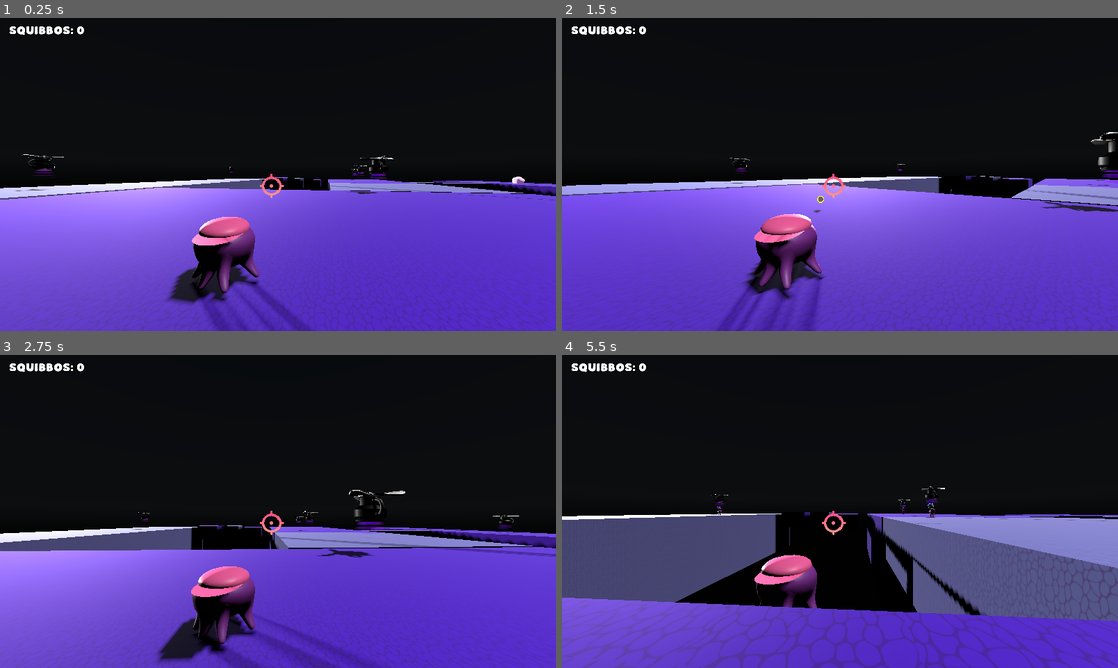
Above: before the commit, frames 1-4 (two rows, left to right).
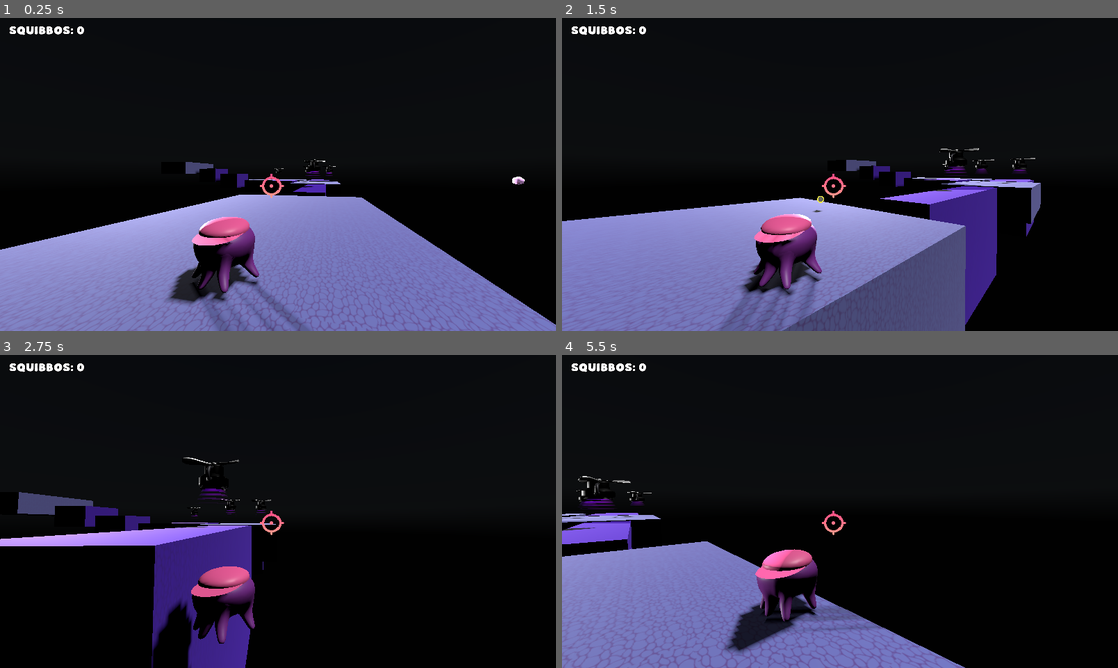
Above: after the commit, the same moments.

Repository: jackvon1221/first-3d-game
Game: Godot game, scene res://scenes/game.tscn
The game is run twice, just before and just after one commit, with the same random seed, the same clock (stepped at 60 frames per second) and the same inputs. A sky picture missing from this copy of the repository is replaced by a grey-blue gradient.
Inputs (mouse positions are in pixels of both pictures, inside the frame that each line leads up to):
- Up to frame 1 (0.25 s): no input
- Up to frame 2 (1.5 s): move the mouse to (867, 174) at 0.52 s; hold Shift (sprint, bound only after the commit) 0.53-1.28 s; hold W (move_forward) from 0.53 s (still down); tap Space (jump) at 0.77 s; move the mouse to (812, 174) at 1.27 s; click (812, 174) at 1.35 s
- Up to frame 3 (2.75 s): keep holding W (move_forward); tap Space (jump) at 1.52 s; tap Shift (sprint, bound only after the commit) at 1.55 s; move the mouse to (289, 505) at 2.02 s; hold Shift (sprint, bound only after the commit) from 2.03 s (still down)
- Up to frame 4 (5.5 s): keep holding W (move_forward); move the mouse to (834, 517) at 2.77 s; release Shift (sprint, bound only after the commit) at 2.78 s; tap Shift (sprint, bound only after the commit) at 2.85, 4.35 s; tap Space (jump) at 3.02, 3.77, 4.52 s; move the mouse to (878, 514) at 3.52 s; hold Shift (sprint, bound only after the commit) 3.53-4.28 s; click (878, 514) at 3.6 s; move the mouse to (795, 508) at 4.27 s; move the mouse to (845, 511) at 5.02 s; hold Shift (sprint, bound only after the commit) from 5.03 s (still down)

The runs differ from the first frame. In frame 1, 45% of the frame differs, in the area x 0-100%, y 43-100%; in frame 2, 46%, in the area x 0-100%, y 36-100%; in frame 3, 43%; in frame 4, 44%.

Commit message:
added sprint button and edited level one layout

Diff:
--- a/mob/spawner/mob_spawner_3d.tscn
+++ b/mob/spawner/mob_spawner_3d.tscn
@@ -14,7 +14,7 @@
 
 [node name="Timer" type="Timer" parent="."]
 unique_name_in_owner = true
-wait_time = 3.271
+wait_time = 4.325
 autostart = true
 
 [node name="spawner_model" parent="." instance=ExtResource("3_y27t3")]
--- a/player/player.gd
+++ b/player/player.gd
@@ -43,8 +43,9 @@
 
 	# Only apply movement if we're not currently in knockback
 	if can_be_knocked_back:  # Normal movement
-		velocity.x = direction.x * speed
-		velocity.z = direction.z * speed
+		var s = speed * (2.0 if Input.is_action_pressed("sprint") else 1.0)
+		velocity.x = direction.x * s
+		velocity.z = direction.z * s
 
 	# Gravity
 	if not is_on_floor():
--- a/project.godot
+++ b/project.godot
@@ -61,6 +61,11 @@
 "events": [Object(InputEventMouseButton,"resource_local_to_scene":false,"resource_name":"","device":-1,"window_id":0,"a …(258 unchanged characters)…
 ]
 }
+sprint={
+"deadzone": 0.2,
+"events": [Object(InputEventKey,"resource_local_to_scene":false,"resource_name":"","device":-1,"window_id":0,"alt_pressed":false,"shift_pressed":false,"ctrl_pressed":false,"meta_pressed":false,"pressed":false,"keycode":0,"physical_keycode":4194325,"key_label":0,"unicode":0,"location":0,"echo":false,"script":null)
+]
+}
 
 [rendering]
 
--- a/scenes/game.tscn
+++ b/scenes/game.tscn
@@ -38,64 +38,58 @@
 script = ExtResource("1_gee14")
 
 [node name="CSGBox3D" type="CSGBox3D" parent="."]
-transform = Transform3D(1, 0, 0, 0, 1, 0, 0, 0, 1, 14.537933, -5.5999994, 0)
+transform = Transform3D(1, 0, 0, 0, 1, 0, 0, 0, 1, 21.435677, -5.5999994, 39.12333)
 use_collision = true
-size = Vector3(74.08661, 10, 10)
+size = Vector3(17.947838, 10, 3.3143005)
 material = ExtResource("1_p57ef")
 
-[node name="CSGBox3D12" type="CSGBox3D" parent="."]
-transform = Transform3D(-4.371139e-08, 0, -1, 0, 1, 0, 1, 0, -4.371139e-08, -28.499998, -2.5999994, 42.687088)
+[node name="CSGBox3D3" type="CSGBox3D" parent="."]
+transform = Transform3D(1, 0, 0, 0, 1, 0, 0, 0, 1, -15.782981, -5.5999994, 39.75801)
 use_collision = true
-size = Vector3(6, 4, 11)
+size = Vector3(16.226221, 10, 6.3188286)
 material = ExtResource("1_p57ef")
 
-[node name="CSGBox3D15" type="CSGBox3D" parent="."]
-transform = Transform3D(-4.371139e-08, 0, -1, 0, 1, 0, 1, 0, -4.371139e-08, -28.499998, -2.1276612, 49.35509)
+[node name="CSGBox3D4" type="CSGBox3D" parent="."]
+transform = Transform3D(1, 0, 0, 0, 1, 0, 0, 0, 1, -18.61125, -1.1035128, 70.211365)
 use_collision = true
-size = Vector3(5, 4, 11)
+size = Vector3(9.791651, 4.5117188, 6.3188286)
+material = ExtResource("1_p57ef")
+
+[node name="CSGBox3D6" type="CSGBox3D" parent="."]
+transform = Transform3D(1, 0, 0, 0, 1, 0, 0, 0, 1, -6.514718, -2.7094007, 49.35709)
+use_collision = true
+size = Vector3(9.791651, 4.5117188, 6.3188286)
+material = ExtResource("1_p57ef")
+
+[node name="CSGBox3D5" type="CSGBox3D" parent="."]
+transform = Transform3D(1, 0, 0, 0, 1, 0, 0, 0, 1, -18.61125, 0.87483597, 78.63779)
+use_collision = true
+size = Vector3(9.791651, 4.5117188, 6.3188286)
+material = ExtResource("1_p57ef")
+
+[node name="CSGBox3D13" type="CSGBox3D" parent="."]
+transform = Transform3D(-4.371139e-08, 0, -1, 0, 1, 0, 1, 0, -4.371139e-08, 42.471252, -2.5999994, 39.732224)
+use_collision = true
+size = Vector3(10.003555, 4, 16.935913)
+material = ExtResource("3_u5sy4")
+
+[node name="CSGBox3D14" type="CSGBox3D" parent="."]
+transform = Transform3D(-4.371139e-08, 0, -1, 0, 1, 0, 1, 0, -4.371139e-08, 2.1546283, -2.5999994, 39.732224)
+use_collision = true
+size = Vector3(10.003555, 4, 16.935913)
 material = ExtResource("3_u5sy4")
 
 [node name="CSGBox3D16" type="CSGBox3D" parent="."]
-transform = Transform3D(-4.371139e-08, 0, -1, 0, 1, 0, 1, 0, -4.371139e-08, -28.499998, -2.0168076, 56.36741)
+transform = Transform3D(-4.371139e-08, 0, -1, 0, 1, 0, 1, 0, -4.371139e-08, -16.908064, 3.322606, 88.33923)
 use_collision = true
-size = Vector3(6, 4, 11)
-material = ExtResource("1_p57ef")
-
-[node name="CSGBox3D13" type="CSGBox3D" parent="."]
-transform = Transform3D(-4.371139e-08, 0, -1, 0, 1, 0, 1, 0, -4.371139e-08, 16.500002, -2.5999994, 27.86621)
-use_collision = true
-size = Vector3(18.007813, 4, 21)
+size = Vector3(10.003555, 4, 16.935913)
 material = ExtResource("3_u5sy4")
 
-[node name="CSGBox3D14" type="CSGBox3D" parent="."]
-transform = Transform3D(-1, 0, 8.742278e-08, 0, 1, 0, -8.742278e-08, 0, -1, -0.49999776, -2.5999994, 12.000002)
+[node name="CSGBox3D15" type="CSGBox3D" parent="."]
+transform = Transform3D(-4.371139e-08, 0, -1, 0, 1, 0, 1, 0, -4.371139e-08, -19.006207, -2.5999994, 54.448086)
 use_collision = true
-size = Vector3(4, 4, 14)
+size = Vector3(19.763496, 4, 10.274078)
 material = ExtResource("3_u5sy4")
-
-[node name="CSGBox3D14" type="CSGBox3D" parent="CSGBox3D14"]
-transform = Transform3D(-1, 0, 8.742278e-08, 0, 1, 0, -8.742278e-08, 0, -1, -50.627674, -0.07474804, -1.8654566)
-use_collision = true
-size = Vector3(4.712036, 4, 17.799683)
-material = ExtResource("3_u5sy4")
-
-[node name="CSGBox3D3" type="CSGBox3D" parent="."]
-transform = Transform3D(1, 0, 0, 0, 1, 0, 0, 0, 1, -14, -5.5999994, 28)
-use_collision = true
-size = Vector3(40, 10, 18)
-material = ExtResource("1_p57ef")
-
-[node name="CSGBox3D4" type="CSGBox3D" parent="."]
-transform = Transform3D(1, 0, 0, 0, 1, 0, 0, 0, 1, 9.5, -5.5999994, 69.87138)
-use_collision = true
-size = Vector3(87, 10, 18)
-material = ExtResource("3_u5sy4")
-
-[node name="CSGBox3D5" type="CSGBox3D" parent="."]
-transform = Transform3D(-4.371139e-08, 0, -1, 0, 1, 0, 1, 0, -4.371139e-08, 40, -5.5999994, 39.311035)
-use_collision = true
-size = Vector3(40.37793, 10, 25)
-material = ExtResource("1_p57ef")
 
 [node name="Player" parent="." instance=ExtResource("3_p57ef")]
 transform = Transform3D(-0.12651055, 0, 0.9919653, 0, 1, 0, -0.9919653, 0, -0.12651055, 47.74643, -0.54179907, 38.996075)
@@ -124,23 +118,17 @@
 
 [node name="WorldEnvironment2" type="WorldEnvironment" parent="."]
 
-[node name="MobSpawner3D" parent="." instance=ExtResource("2_u5sy4")]
-transform = Transform3D(1, 0, 0, 0, 1, 0, 0, 0, 1, -26.258526, -1.8259602, 27.705715)
+[node name="MobSpawner3D3" parent="." instance=ExtResource("2_u5sy4")]
+transform = Transform3D(1, 0, 0, 0, 1, 0, 0, 0, 1, 21.058846, -1.6927261, 39.093555)
 
-[node name="MobSpawner3D4" parent="MobSpawner3D" instance=ExtResource("2_u5sy4")]
-transform = Transform3D(1, 0, 0, 0, 1, 0, 0, 0, 1, 34.674255, -0.7719321, -29.886425)
+[node name="MobSpawner3D5" parent="." instance=ExtResource("2_u5sy4")]
+transform = Transform3D(1, 0, 0, 0, 1, 0, 0, 0, 1, -0.07379913, -1.6927261, 41.730267)
 
-[node name="MobSpawner3D2" parent="." instance=ExtResource("2_u5sy4")]
-transform = Transform3D(1, 0, 0, 0, 1, 0, 0, 0, 1, -11.31451, -1.4067283, 68.1394)
+[node name="MobSpawner3D7" parent="." instance=ExtResource("2_u5sy4")]
+transform = Transform3D(1, 0, 0, 0, 1, 0, 0, 0, 1, -18.603764, -1.6927261, 53.738342)
 
-[node name="MobSpawner3D3" parent="." instance=ExtResource("2_u5sy4")]
-transform = Transform3D(1, 0, 0, 0, 1, 0, 0, 0, 1, 0, -1.6927261, 29.597223)
-
-[node name="MobSpawner3D4" parent="." instance=ExtResource("2_u5sy4")]
-transform = Transform3D(1, 0, 0, 0, 1, 0, 0, 0, 1, 34.674255, -1.639072, 68.50648)
-
-[node name="MobSpawner3D4" parent="MobSpawner3D4" instance=ExtResource("2_u5sy4")]
-transform = Transform3D(1, 0, 0, 0, 1, 0, 0, 0, 1, -5.1467476, -0.42153883, -36.016304)
+[node name="MobSpawner3D6" parent="." instance=ExtResource("2_u5sy4")]
+transform = Transform3D(1, 0, 0, 0, 1, 0, 0, 0, 1, -0.07379913, -1.6927261, 36.792557)
 
 [node name="Label" type="Label" parent="."]
 unique_name_in_owner = true
@@ -170,7 +158,6 @@
 unique_name_in_owner = true
 stream = ExtResource("11_kvpfn")
 
-[connection signal="mob_spawned" from="MobSpawner3D" to="." method="_on_mob_spawner_3d_mob_spawned"]
 [connection signal="body_entered" from="killplane" to="." method="_on_killplane_body_entered"]
 
 [editable path="Player"]
Not shown, added: export_presets.cfg
Not shown: 1 places in mob/spawner/mob_spawner_3d.tscn that only renumber resources
Not shown: 1 places in scenes/game.tscn that only renumber resources
